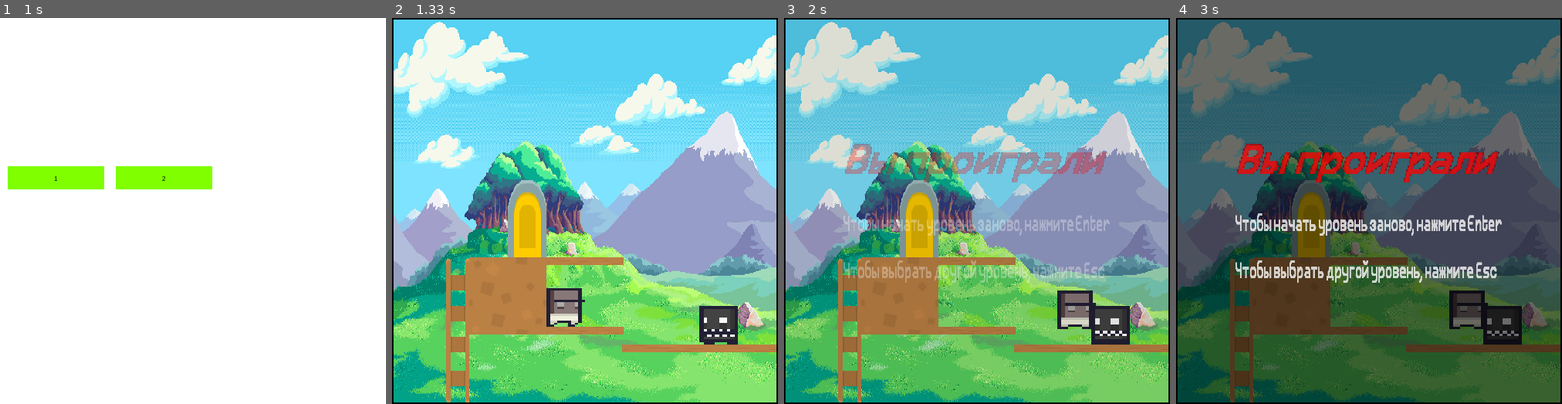
Above: before the commit, frames 1-4 (left to right).
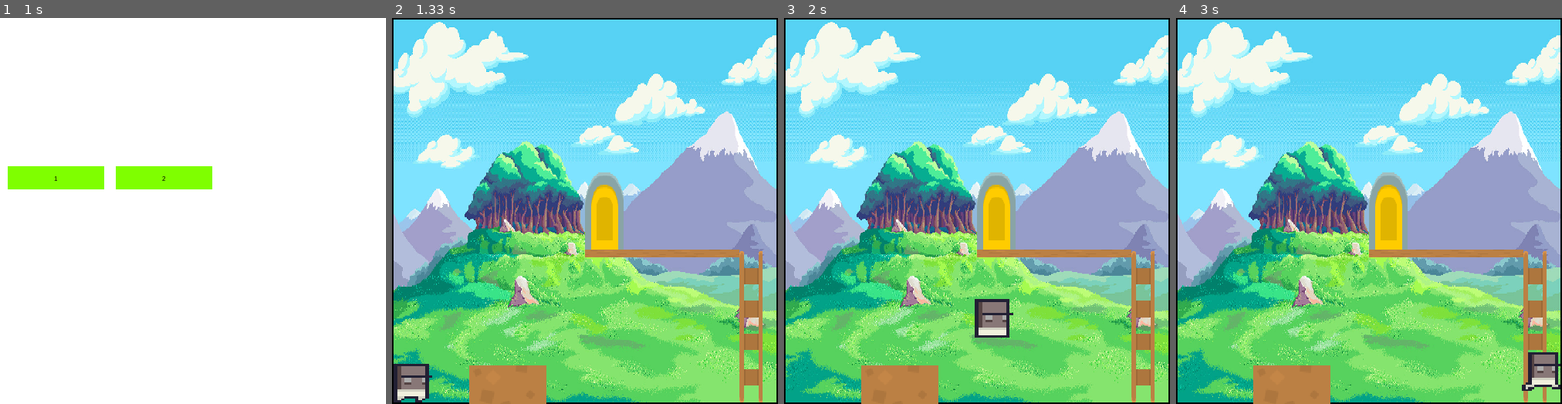
Above: after the commit, the same moments.

Repository: IgorKuptsov/PyGame-Project
Game: pygame game, started from main.py
The game is run twice, just before and just after one commit, with the same random seed, the same clock (stepped at 60 frames per second) and the same inputs.
Inputs (mouse positions are in pixels of both pictures, inside the frame that each line leads up to):
- Up to frame 1 (1 s): click (177, 226) at 0.38 s; tap Space at 0.67 s
- Up to frame 2 (1.33 s): click "1" at 1.05 s
- Up to frame 3 (2 s): hold Enter 1.33-1.8 s; hold Right 1.33-1.8 s; move the mouse to (857, 299) at 1.37 s; tap Space at 1.4, 1.7, 1.9 s; hold Right from 1.83 s (still down)
- Up to frame 4 (3 s): tap Space at 2.2, 2.73 s; release Right at 2.3 s; hold Right from 2.67 s (still down)

Frame 1 is identical in both runs. In frame 2, 18% of the frame differs, in the area x 0-100%, y 40-100%; in frame 3, 61%; in frame 4, 98%, in the area x 0-100%, y 0-100%.

Commit message:
Доработала загрузку объектов

Diff:
--- a/1.py
+++ b/1.py
@@ -1,22 +1,2 @@
-import pygame
-import pygame_menu
-from main import *
-
-pygame.init()
-surface = pygame.display.set_mode((600, 400))
-
-def set_difficulty(value, difficulty):
-    # Do the job here !
-    pass
-
-def start_the_game():
-    pass
-
-menu = pygame_menu.Menu(400, 600, 'Название игры',
-                       theme=pygame_menu.themes.THEME_BLUE)
-
-menu.add_text_input('Name :', default='John Doe')
-menu.add_selector('Difficulty :', [('Hard', 1), ('Easy', 2)], onchange=set_difficulty)
-menu.add_button('Play', start_the_game)
-menu.add_button('Quit', pygame_menu.events.EXIT)
-menu.mainloop(surface)
+print('test')
+print('test2')
--- a/main.py
+++ b/main.py
@@ -111,41 +111,14 @@
         # Creating objects, loading the level
         #self.load_level(acting_level)
 
-        self.platforms = pg.sprite.Group()
-        Platform.platforms = self.platforms
-        Platform.all_sprites = self.all_sprites
-
-        self.ladders = pg.sprite.Group()
-        Ladder.ladders = self.ladders
-        Ladder.all_sprites = self.all_sprites
-        Ladder(100 - LADDER_WIDTH, 310, LADDER_WIDTH, 498 - 310)
-
-        Portal.all_sprites = self.all_sprites
-        self.portal = Portal(200 - PORTAL_SIZE[0], 310 - PORTAL_SIZE[1])
-        Portal.portal = self.portal
-
 
         # Platform(200, 400 - thickness - PLATFORM_THICKNESS, 200)
         # Platform(200, 500 - thickness - 100, 200, h=100)
-        Platform(100, 310, 100, h=100)
-        Platform(200, 400, 100)
-        Platform(200, 310, 100)
-        # Platform(400, 500 - thickness - 100, 100, h=100)
-        Platform(500 - 200 - thickness, 423, 200)
+
 
         # Creating the player
-        self.player_sprite = pg.sprite.Group()
-        Player.player = self.player_sprite
         # self.player = Player(load_image('animated_player_test2.png', -1), x=200, y=320)
-        self.player = Player(load_image('player14.png', -1), x=200, y=320)
-
-        self.enemies = pg.sprite.Group()
-        Enemy.enemies = self.enemies
-        Enemy.all_sprites = self.all_sprites
-        Enemy(load_image('enemy2.png', -1), x=500 - 100 - 2, y=423 - PLAYER_SIZE,
-              movement_type='idle')
-        Enemy.player = self.player
-
+        self.load_level(acting_level)
         # self.bullets = pg.sprite.Group()
         # Bullet.bullets = self.bullets
         # Bullet.all_sprites = self.all_sprites
@@ -163,31 +136,41 @@
     def load_level(self, level):
         #creating level
         exec(f'from levels.level{level} import *', globals())
+
         self.ladders = pg.sprite.Group()
         Ladder.ladders = self.ladders
         Ladder.all_sprites = self.all_sprites
+
         self.platforms = pg.sprite.Group()
         Platform.platforms = self.platforms
         Platform.all_sprites = self.all_sprites
+
+        self.enemies = pg.sprite.Group()
+        Enemy.enemies = self.enemies
+
         for obj, value in objects.items():
+            # Creating the player
             if obj == 'Player':
-                self.player = pg.sprite.Group()
-                Player.player = self.player
+                self.player_sprite = pg.sprite.Group()
+                Player.player = self.player_sprite
                 # TODO: get the current skin of the player from the file
-                Player(load_image('animated_player_test.png', -1), *value)
+                self.player = Player(load_image('player14.png', -1), *value)
+            #creating platform
             elif "Platform" in obj:
                 Platform(*value)
+            #creating Ladder
             elif 'Ladder' in obj:
                 Ladder(*value)
+            #creating portal
             elif 'Portal' in obj:
                 Portal.all_sprites = self.all_sprites
                 self.portal = Portal(*value)
                 Portal.portal = self.portal
-            # TODO: add enemies
-            '''
+            #creating enemy
             elif "Enemy" in obj:
-
-            '''
+                Enemy(load_image('enemy2.png', -1), *value)
+                Enemy.player = self.player
+
     def run(self):
         while self.is_running:
             self.events()
@@ -203,11 +186,10 @@
                 if event.key == K_ESCAPE:
                     self.is_running = False
                 if event.key == K_ESCAPE and not self.player.is_alive:
-                    # TODO: выйти в меню выбора уровней
+                    main_menu()
                     print('menu')
                     # self.is_running = False
                 if event.key == K_RETURN:
-                    # TODO: Загрузить текущий уровень
                     print('reloading current level')
 
     def update(self):
@@ -271,6 +253,7 @@
         elif button('В Ы Х О Д  И З  И Г Р Ы', *button_layout_main_menu[3], click): sys.exit()
         if view_level:
             acting_level = menu_level()
+            screen.fill(WHITE)
             Game().run()
         pg.display.update(button_layout_main_menu)
         clock.tick(60)
